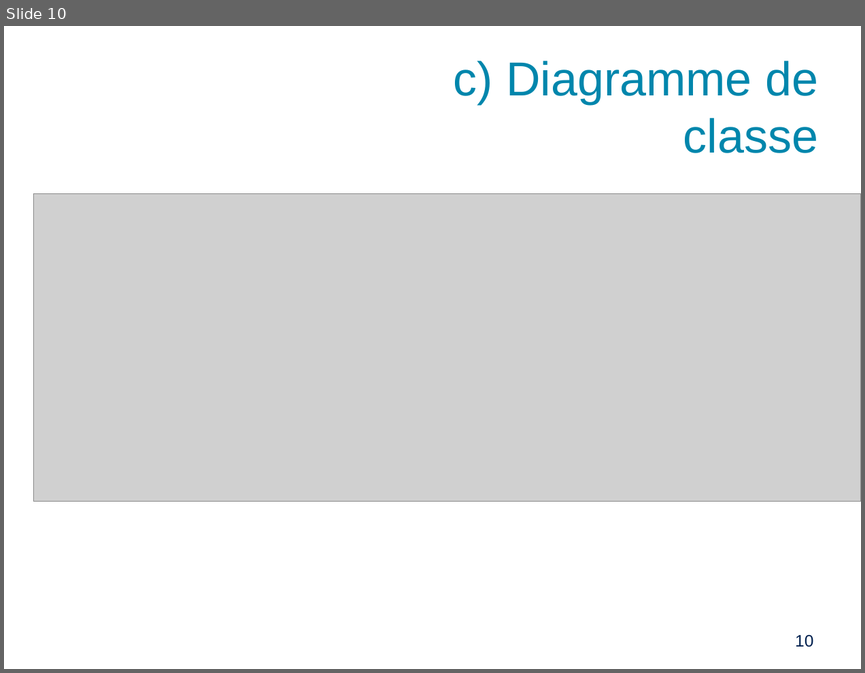
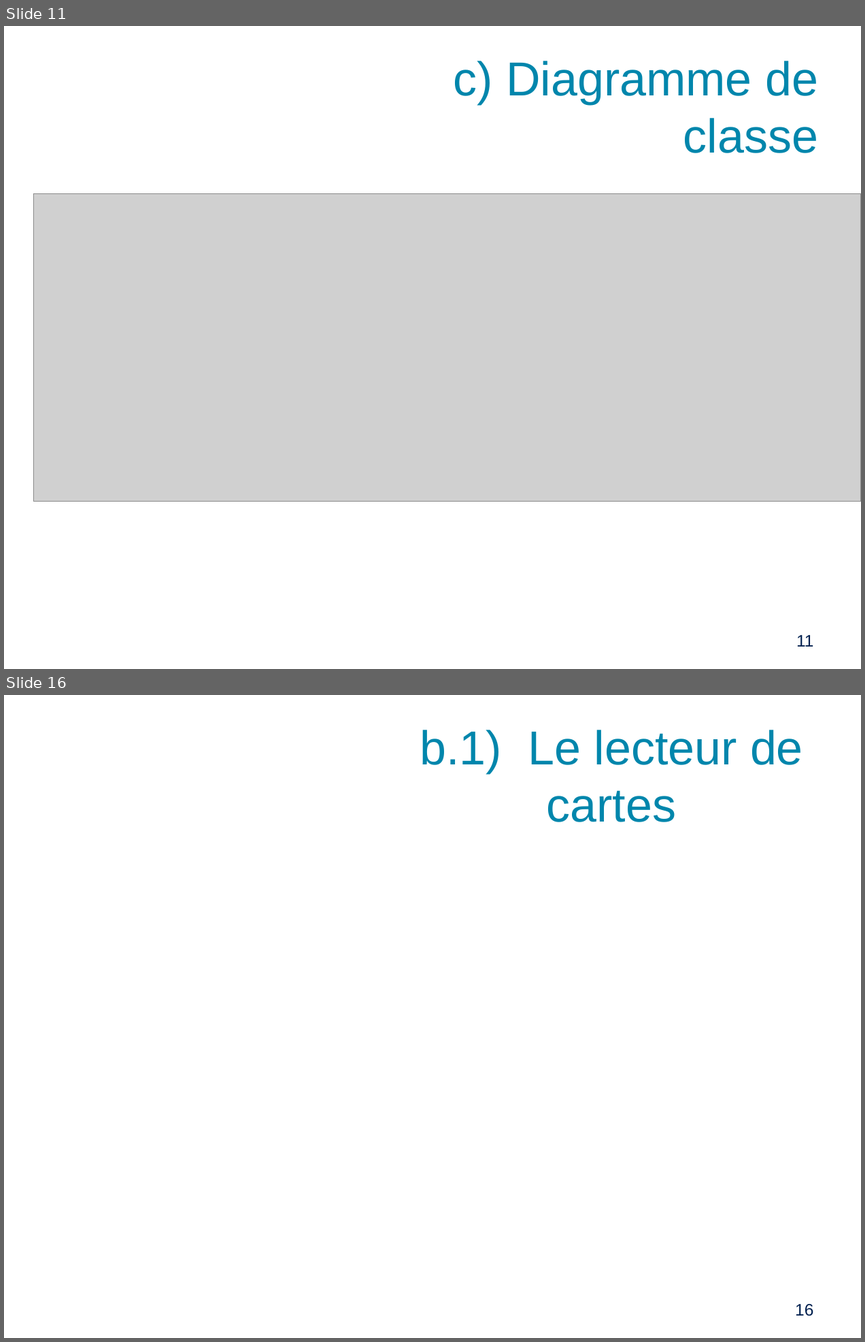
Before and after one commit to PinaudLucas/Projet, a slide deck: Lucas/Revue_2.odp. Shown one above the other, each under a label of ours: slide 10 before the commit, slides 11 and 16 after it; the slides between them are not shown. The pictures are 865x673 and 865x1342 pixels, drawn with LibreOffice and Linux fonts; fonts in the diff are those of the drawing; grey boxes stand for pictures; background and template pictures are left out. Boxes give left, top, right and bottom in pixels: in the first picture for what was removed or moved away, otherwise in the second. Text is boxed around its words. In the diff, an @@ line names an element or a change of style, - is before the commit and + after.

```diff
--- a/Lucas/Revue_2.odp
+++ b/Lucas/Revue_2.odp
@@ slide 16 added at <box>4,695,861,1338</box>, background picture (left out) @@
@@ title added at <box>419,730,803,822</box>, 40 pt, text #0086AC @@
+b.1) Le lecteur de cartes
@@ page number added at <box>795,1304,813,1316</box>, 14 pt, text #00204F @@
+16
@@ what was slide 10 is now slide 11 @@
@@ page number at <box>796,635,813,646</box>: text changed @@
-10
+11
```
Also in this commit, not shown: 2 slides changed, 7 other slides added, 1 slide removed.
